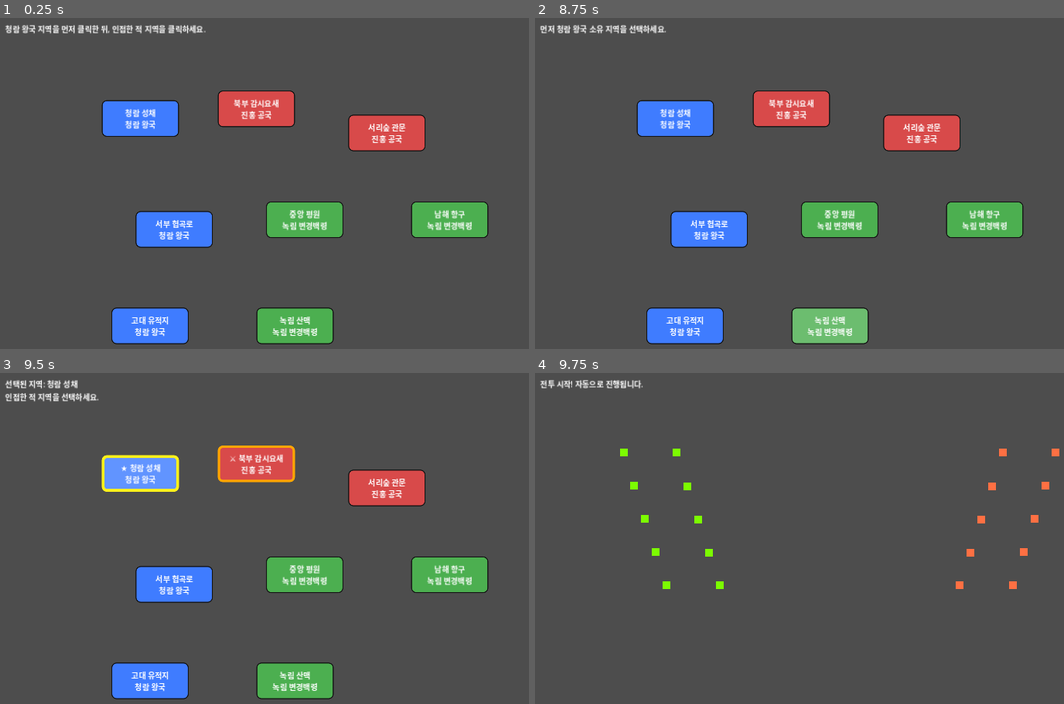
Above: before the commit, frames 1-4 (two rows, left to right).
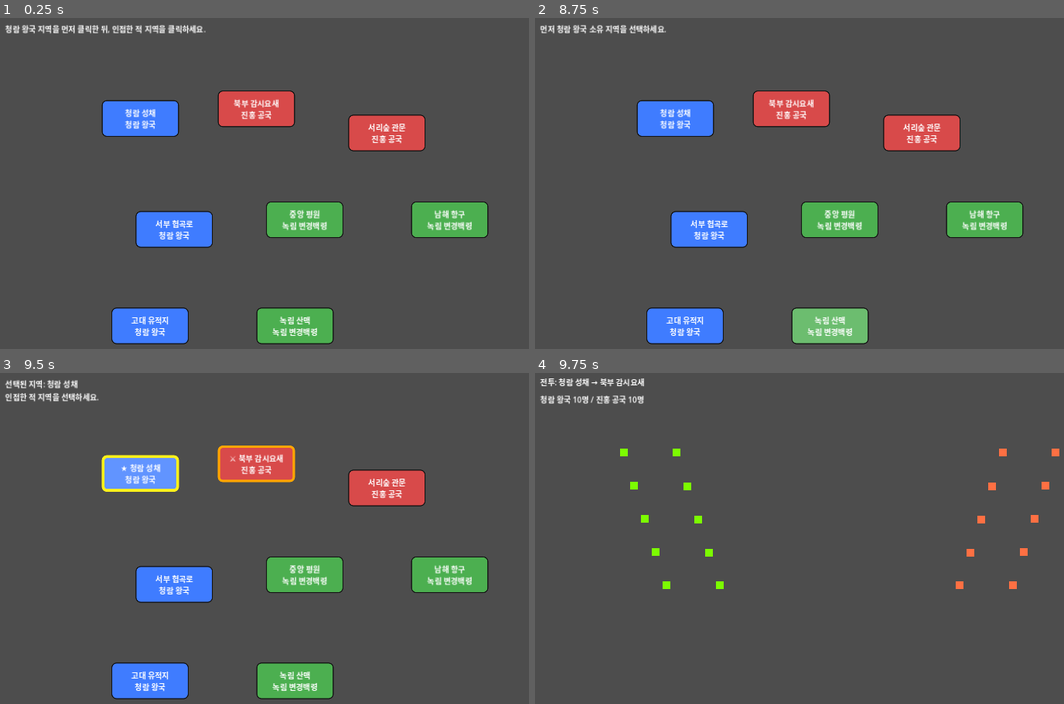
Above: after the commit, the same moments.

Repository: yogitobi31/season-of-warlords
Game: Godot game, scene res://scenes/WorldMap.tscn
The game is run twice, just before and just after one commit, with the same random seed, the same clock (stepped at 60 frames per second) and the same inputs.
Inputs:
- Up to frame 1 (0.25 s): no input
- Up to frame 2 (8.75 s): click "청람 성채 청람 왕국" at 0.5 s; click "★ 청람 성채 청람 왕국" at 1.25 s; click "북부 감시요새 진홍 공국" at 2 s; click "서리숲 관문 진홍 공국" at 2.75 s; click "서부 협곡로 청람 왕국" at 3.5 s; click "★ 서부 협곡로 청람 왕국" at 4.25 s; click "중앙 평원 녹림 변경백령" at 5 s; click "남해 항구 녹림 변경백령" at 5.75 s; click "고대 유적지 청람 왕국" at 6.5 s; click "★ 고대 유적지 청람 왕국" at 7.25 s; click "녹림 산맥 녹림 변경백령" at 8 s
- Up to frame 3 (9.5 s): click "청람 성채 청람 왕국" at 8.75 s
- Up to frame 4 (9.75 s): click "⚔ 북부 감시요새 진홍 공국" at 9.5 s

Frames 1-3 are identical in both runs. In frame 4, 0.7% of the frame differs, in the area x 0-21%, y 1-10%.

Commit message:
Improve battle result UX and world map occupation feedback

Diff:
--- a/scripts/Battle.gd
+++ b/scripts/Battle.gd
@@ -6,18 +6,36 @@
 
 var player_units: Array[Unit] = []
 var enemy_units: Array[Unit] = []
+var battle_info_label: Label
+var unit_count_label: Label
 var result_label: Label
 var _battle_finished := false
 
 func _ready() -> void:
 	create_ui()
 	spawn_teams()
+	_update_unit_count_label()
 
 func create_ui() -> void:
+	battle_info_label = Label.new()
+	battle_info_label.position = Vector2(20, 16)
+	battle_info_label.size = Vector2(1240, 36)
+	battle_info_label.text = _make_battle_info_text()
+	add_child(battle_info_label)
+
+	unit_count_label = Label.new()
+	unit_count_label.position = Vector2(20, 52)
+	unit_count_label.size = Vector2(1240, 36)
+	unit_count_label.text = ""
+	add_child(unit_count_label)
+
 	result_label = Label.new()
-	result_label.position = Vector2(20, 20)
-	result_label.size = Vector2(1240, 80)
-	result_label.text = "전투 시작! 자동으로 진행됩니다."
+	result_label.position = Vector2(140, 250)
+	result_label.size = Vector2(1000, 200)
+	result_label.horizontal_alignment = HORIZONTAL_ALIGNMENT_CENTER
+	result_label.vertical_alignment = VERTICAL_ALIGNMENT_CENTER
+	result_label.add_theme_font_size_override("font_size", 42)
+	result_label.visible = false
 	add_child(result_label)
 
 func spawn_teams() -> void:
@@ -41,6 +59,7 @@
 	# 유효하지 않은 유닛 정리
 	player_units = _filter_alive(player_units)
 	enemy_units = _filter_alive(enemy_units)
+	_update_unit_count_label()
 
 	for unit in player_units:
 		unit.tick_ai(delta, enemy_units)
@@ -58,13 +77,32 @@
 	return result
 
 func finish_battle(player_won: bool) -> void:
+	if _battle_finished:
+		return
 	_battle_finished = true
 	GameState.apply_battle_result(player_won)
-	if player_won:
-		result_label.text = "승리! 점령 후 월드맵으로 복귀합니다."
-	else:
-		result_label.text = "패배... 월드맵으로 복귀합니다."
+	_update_unit_count_label()
+	result_label.visible = true
+	result_label.text = GameState.last_battle_message
 
-	# 잠깐 결과를 보여준 뒤 월드맵으로 되돌아갑니다.
-	await get_tree().create_timer(1.2).timeout
+	# 최소 1.5초 이상 결과를 보여준 뒤 월드맵으로 되돌아갑니다.
+	await get_tree().create_timer(1.5).timeout
 	get_tree().change_scene_to_file("res://scenes/WorldMap.tscn")
+
+func _make_battle_info_text() -> String:
+	var from_name := _region_name(GameState.attack_region_id)
+	var to_name := _region_name(GameState.defense_region_id)
+	return "전투: %s → %s" % [from_name, to_name]
+
+func _region_name(region_id: String) -> String:
+	if region_id != "" and GameState.regions.has(region_id):
+		return str(GameState.regions[region_id].get("name", region_id))
+	return "미지의 지역"
+
+func _update_unit_count_label() -> void:
+	unit_count_label.text = "%s %d명 / %s %d명" % [
+		GameState.FACTION_NAMES.get(GameState.PLAYER_FACTION, "아군"),
+		player_units.size(),
+		GameState.FACTION_NAMES.get(1, "적군"),
+		enemy_units.size()
+	]
--- a/scripts/GameState.gd
+++ b/scripts/GameState.gd
@@ -27,6 +27,7 @@
 var attack_region_id: String = ""
 var defense_region_id: String = ""
 var last_battle_result: String = ""
+var last_battle_message: String = ""
 
 func _ready() -> void:
 	# 게임 시작 시 지역 데이터를 초기화합니다.
@@ -40,6 +41,7 @@
 		ownership[region_id] = regions[region_id]["owner"]
 	clear_selection()
 	last_battle_result = ""
+	last_battle_message = ""
 
 func clear_selection() -> void:
 	selected_region_id = ""
@@ -64,10 +66,22 @@
 	defense_region_id = defender_region_id
 
 func apply_battle_result(player_won: bool) -> void:
-	# 플레이어 승리 시 방어 지역 소유권이 플레이어로 변경됩니다.
-	if player_won and defense_region_id != "":
-		set_region_owner(defense_region_id, PLAYER_FACTION)
+	var target_region_name := ""
+	if defense_region_id != "" and regions.has(defense_region_id):
+		target_region_name = str(regions[defense_region_id].get("name", "미지의 지역"))
+
+	if player_won:
+		# 플레이어 승리 시 방어 지역 소유권이 플레이어로 변경됩니다.
+		if defense_region_id != "":
+			set_region_owner(defense_region_id, PLAYER_FACTION)
 		last_battle_result = "player_win"
+		last_battle_message = "승리! %s를 점령했습니다." % target_region_name
 	else:
 		last_battle_result = "player_lose"
+		if attack_region_id != "" and regions.has(attack_region_id):
+			var retreat_region_name := str(regions[attack_region_id].get("name", "아군 지역"))
+			last_battle_message = "패배... %s로 후퇴합니다." % retreat_region_name
+		else:
+			last_battle_message = "패배... 아군 지역으로 후퇴합니다."
+
 	clear_selection()
--- a/scripts/WorldMap.gd
+++ b/scripts/WorldMap.gd
@@ -43,10 +43,8 @@
 
 func show_default_message() -> void:
 	var result_text := ""
-	if GameState.last_battle_result == "player_win":
-		result_text = "직전 전투 결과: 승리! 지역을 점령했습니다.\n"
-	elif GameState.last_battle_result == "player_lose":
-		result_text = "직전 전투 결과: 패배...\n"
+	if GameState.last_battle_message != "":
+		result_text = "직전 전투 결과: %s\n" % GameState.last_battle_message
 	info_label.text = result_text + "청람 왕국 지역을 먼저 클릭한 뒤, 인접한 적 지역을 클릭하세요."
 
 func _on_region_clicked(region_id: String) -> void:
